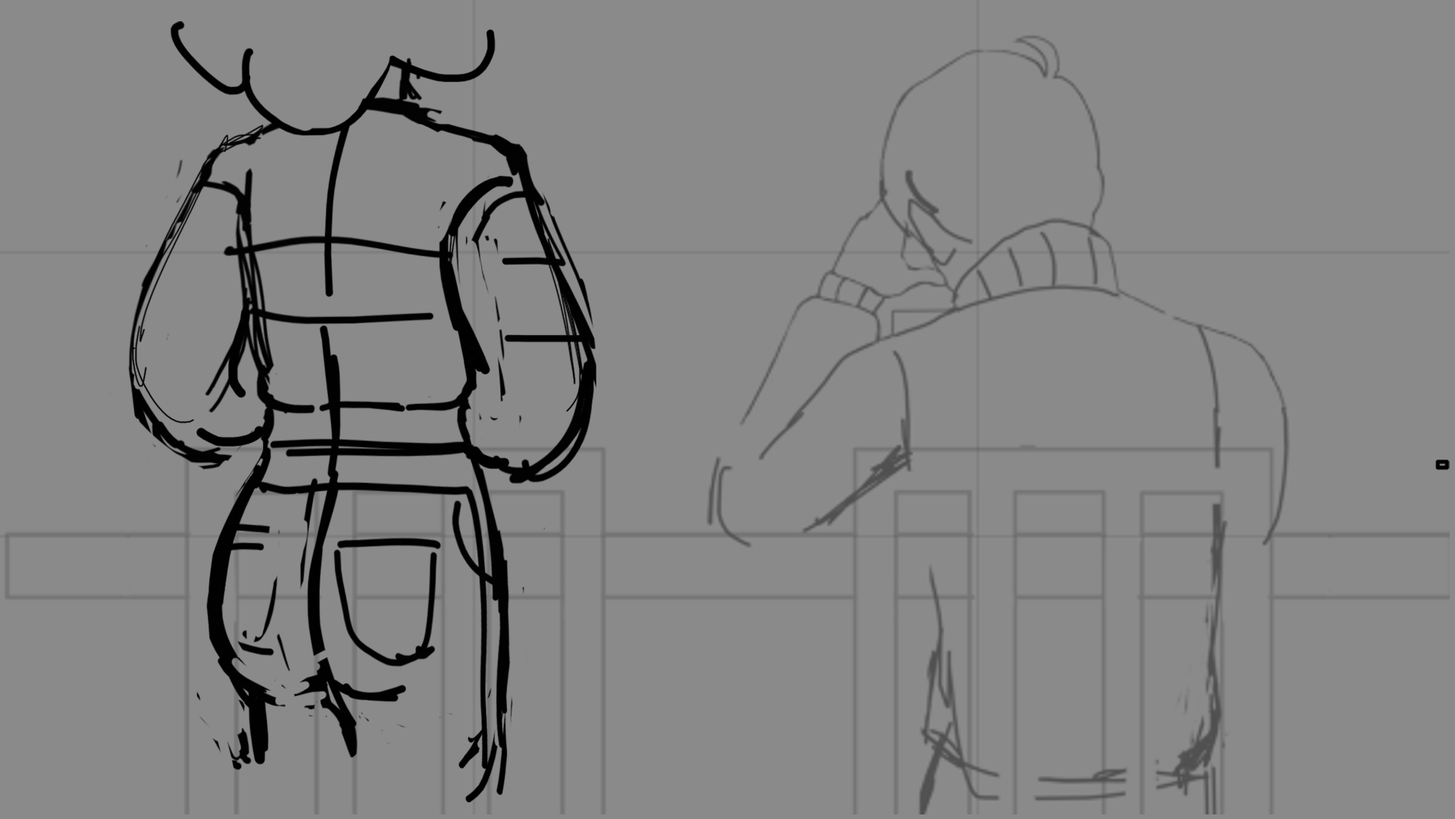
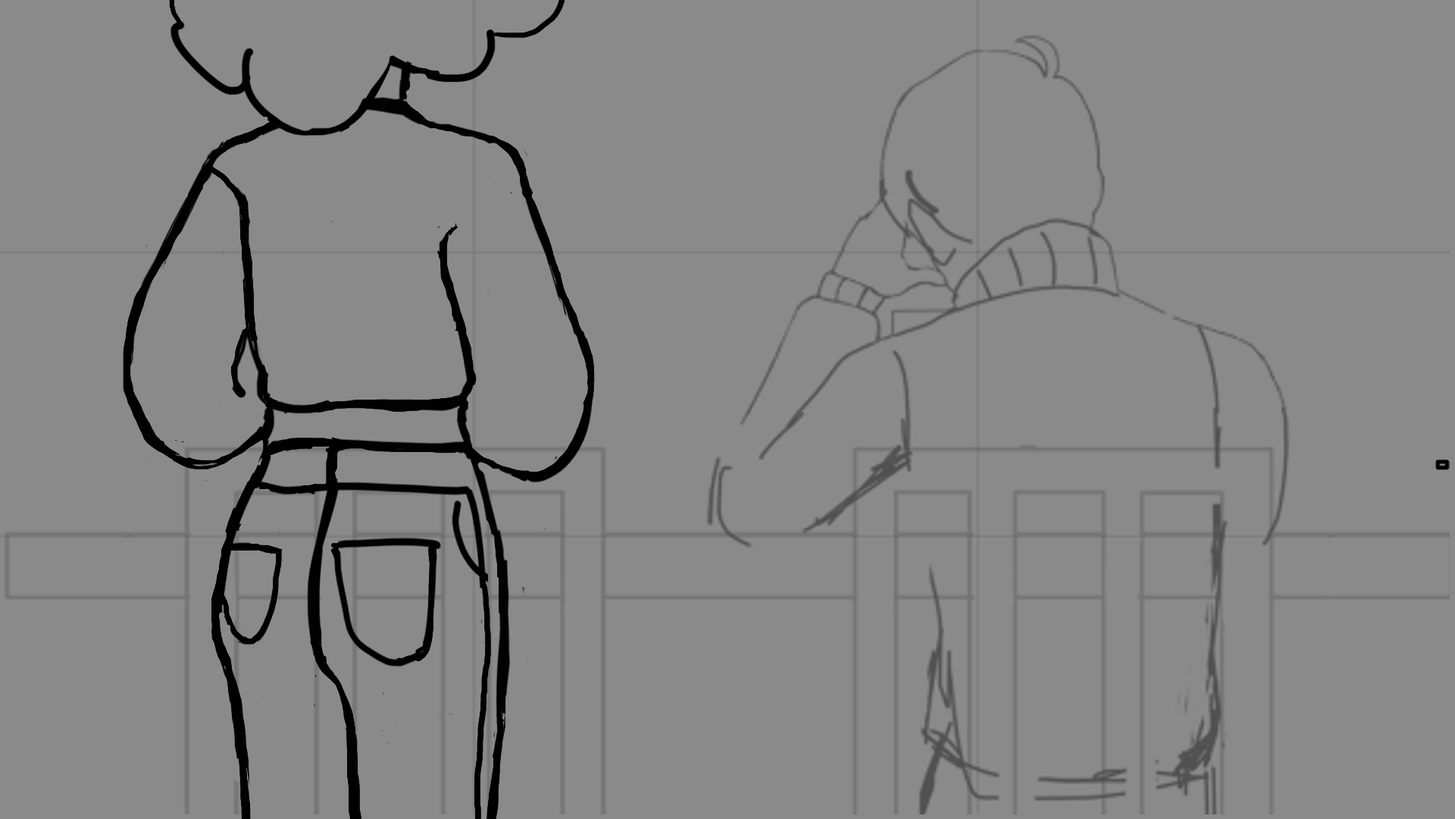
Two versions of the same layered image (1455px x 819px). Layer-by-layer changes:
painted on "Layer 2(pasted)" over [122, 0, 597, 819]
